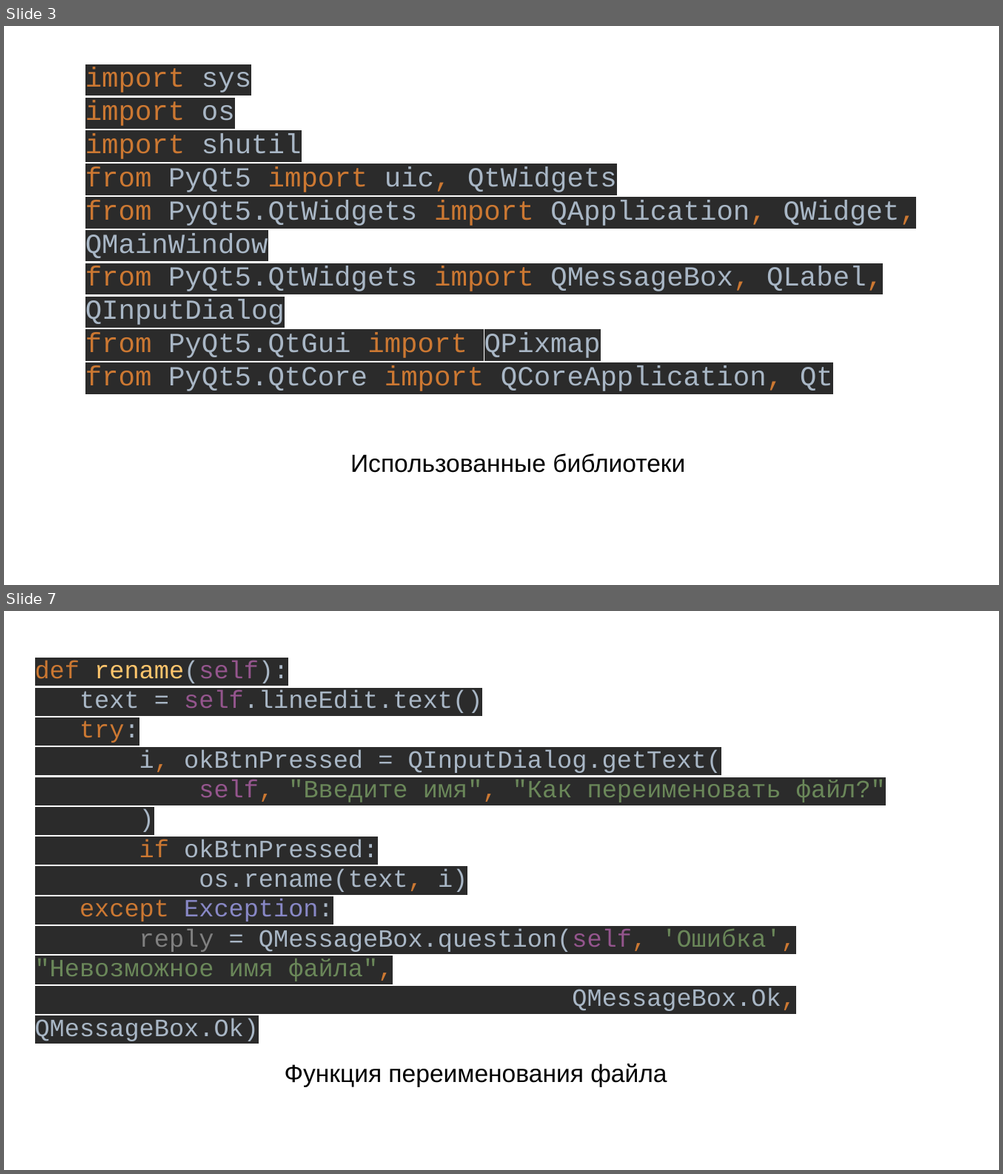
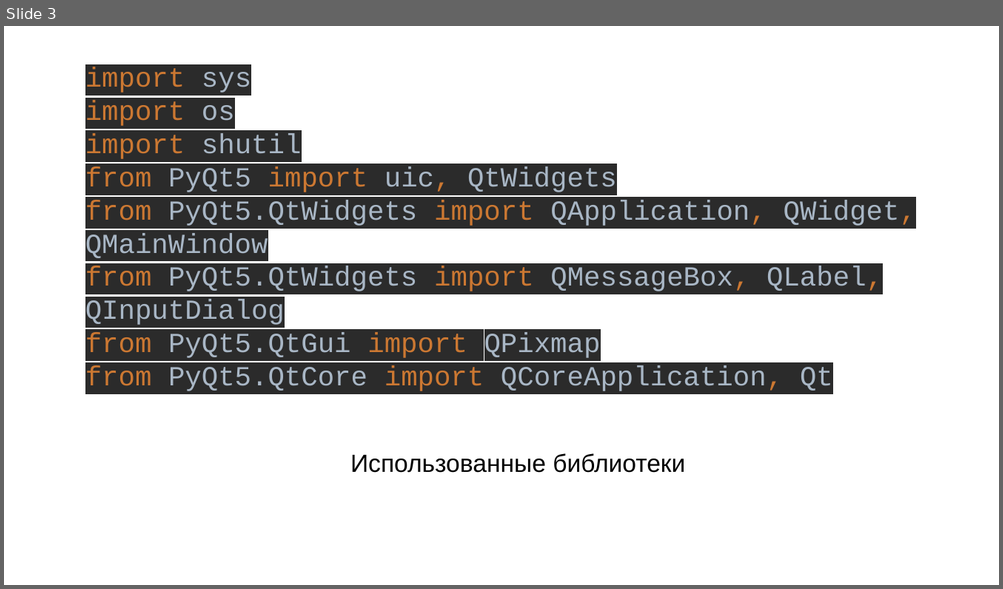
Before and after one commit to lllRusLiklll/FileManeger, a slide deck: Презентация.pptx. Shown one above the other, each under a label of ours: slides 3 and 7 before the commit, slide 3 after it; the slides between them are not shown. The pictures are 1003x1174 and 1003x589 pixels, drawn with LibreOffice and Linux fonts; fonts in the diff are those of the drawing. Boxes give left, top, right and bottom in pixels: in the first picture for what was removed or moved away, otherwise in the second. Text is boxed around its words. In the diff, an @@ line names an element or a change of style, - is before the commit and + after.

```diff
--- a/Презентация.pptx
+++ b/Презентация.pptx
@@ slide 7 removed at (x1=4, y1=611, x2=999, y2=1170), background #FFFFFF @@
@@ text removed at (x1=35, y1=660, x2=885, y2=1042) @@
-def rename(self):
-text = self.lineEdit.text()
-try:
-i, okBtnPressed = QInputDialog.getText(
-self, "Введите имя", "Как переименовать файл?"
-)
-if okBtnPressed:
-os.rename(text, i)
-except Exception:
-reply = QMessageBox.question(self, 'Ошибка', "Невозможное имя файла",
-QMessageBox.Ok, QMessageBox.Ok)
@@ text removed at (x1=284, y1=1064, x2=666, y2=1087) @@
-Функция переименования файла
```
Also in this commit, not shown: 5 slides added, 4 other slides removed, 3 other files.
